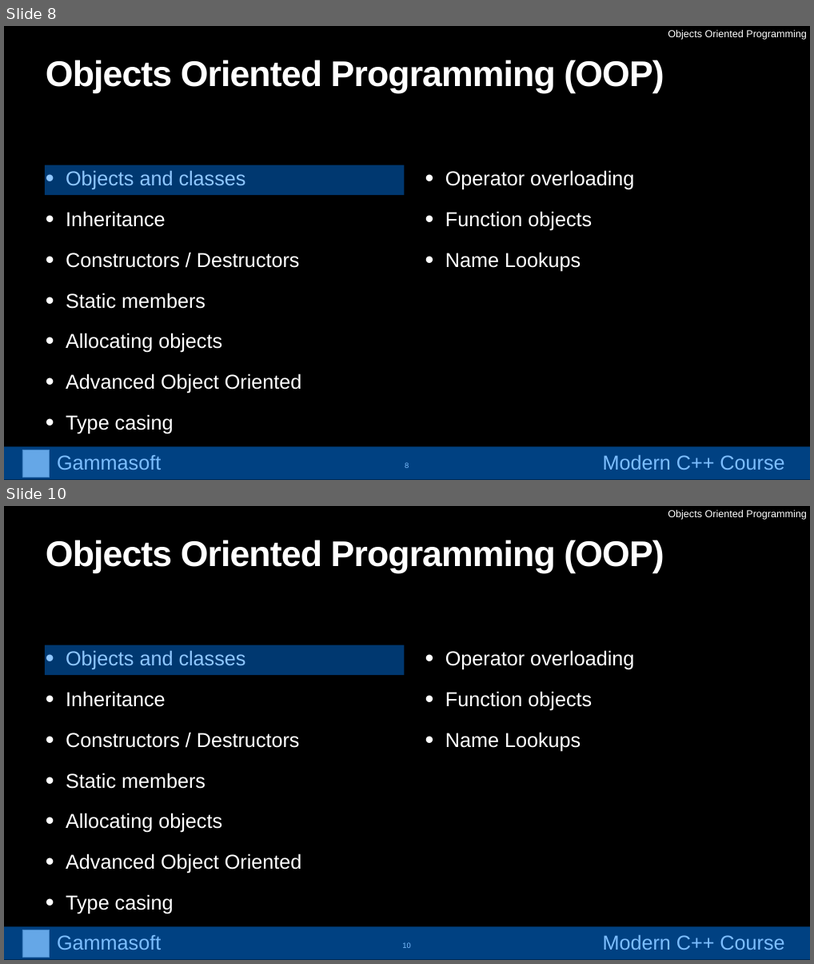
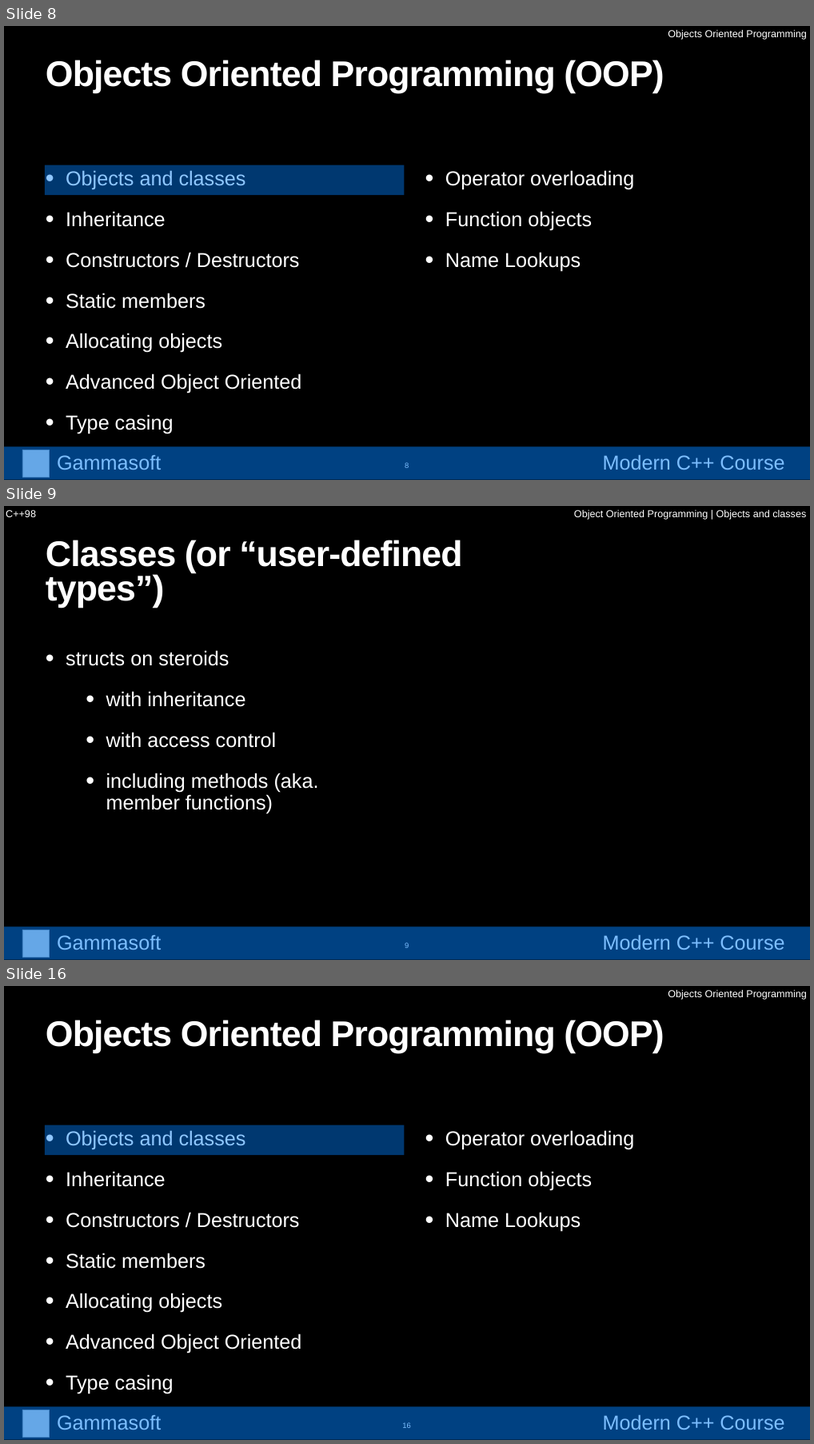
Before and after one commit to gammasoft71/cpp_modern_course, a slide deck: course/powerpoints/object_oriented_programming.pptx. Shown one above the other, each under a label of ours: slides 8 and 10 before the commit, slides 8, 9 and 16 after it; the slides between them are not shown. The pictures are 814x964 and 814x1444 pixels, drawn with LibreOffice and Linux fonts; fonts in the diff are those of the drawing; grey boxes stand for pictures. Boxes give left, top, right and bottom in pixels: in the first picture for what was removed or moved away, otherwise in the second. Text is boxed around its words. In the diff, an @@ line names an element or a change of style, - is before the commit and + after.

```diff
--- a/course/powerpoints/object_oriented_programming.pptx
+++ b/course/powerpoints/object_oriented_programming.pptx
@@ slide 9 added at <box>4,506,810,960</box>, background #000000 @@
@@ text added at <box>6,510,36,517</box>, 24 pt, text #FFFFFF @@
+C++98
@@ text added at <box>574,510,806,520</box>, 24 pt, text #FFFFFF @@
+Object Oriented Programming | Objects and classes
@@ title added at <box>46,540,462,608</box>, 85 pt, text #FFFFFF, bold @@
+Classes (or “user-defined types”)
@@ text added at <box>66,650,319,813</box>, 48 pt, text #FFFFFF @@
+• structs on steroids
+    • with inheritance
+    • with access control
+    • including methods (aka. member functions)
@@ group added at <box>4,926,810,960</box>: 2 texts, 1 picture, 1 rectangle @@
+Gammasoft
+Modern C++ Course
@@ page number added at <box>405,942,409,948</box>, 18 pt, text #FFFFFF @@
+9
@@ what was slide 10 is now slide 16 @@
```
Also in this commit, not shown: 1 slide changed, 5 other slides added.
